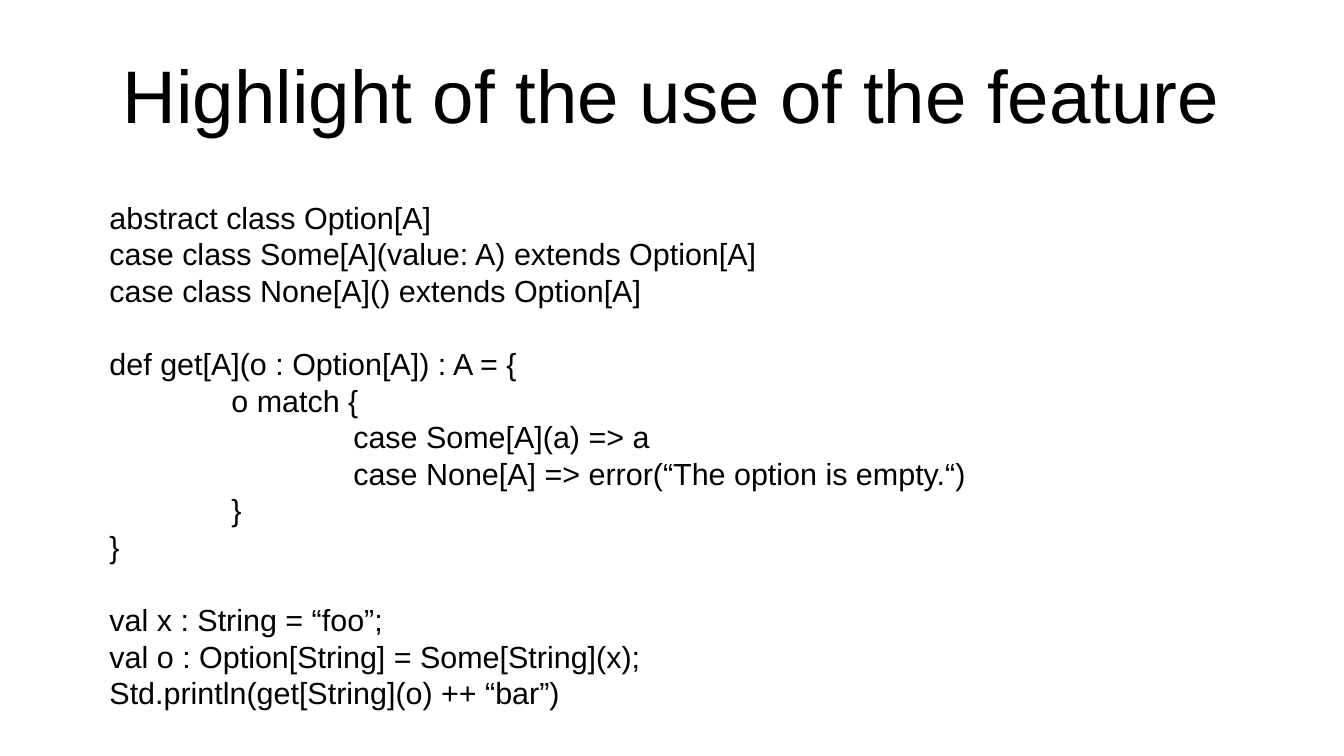
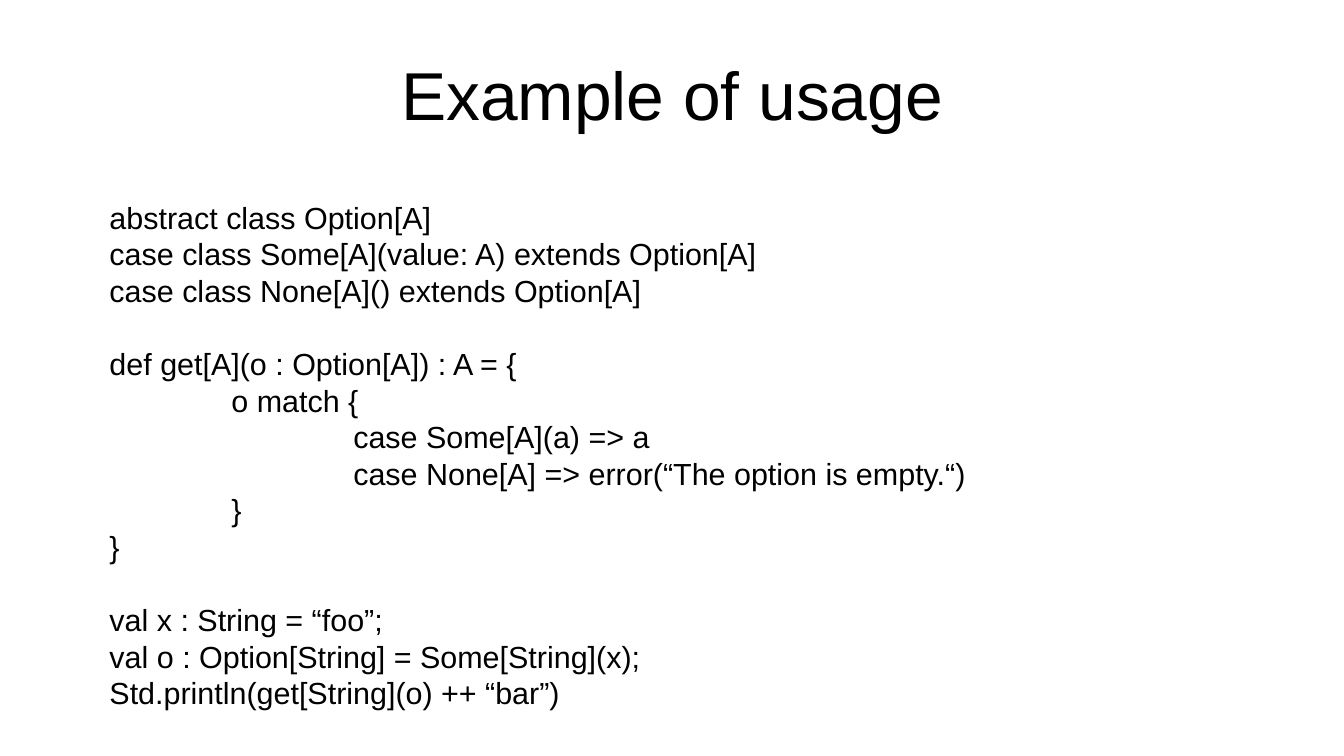
Before and after one commit to SFulpius/CLP-lab07, a slide deck: slide 3 of lab07_presentation.odp. Drawn at 1344x756 pixels with LibreOffice and Linux fonts; fonts in the diff are those of the drawing. Boxes give left, top, right and bottom in pixels: in the first picture for what was removed or moved away, otherwise in the second. Text is boxed around its words. In the diff, an @@ line names an element or a change of style, - is before the commit and + after.

```diff
--- a/lab07_presentation.odp
+++ b/lab07_presentation.odp
@@ title at (401,71,942,133): text changed; size 44 to 40 pt @@
-Highlight of the use of the feature
+Example of usage
```
Also in this commit, not shown: 7 other slides changed, 1 other file.
